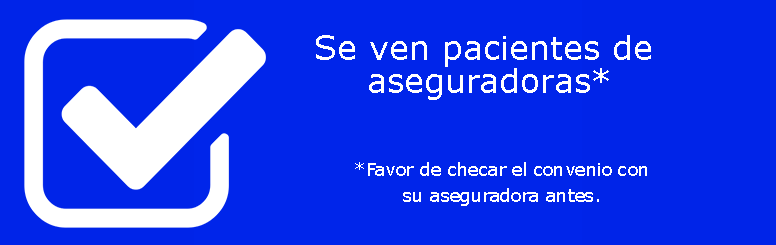
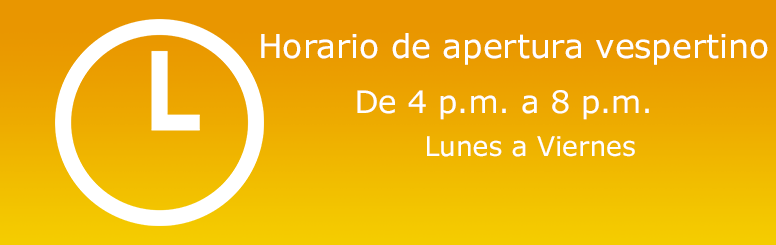
The second 776x245 image is a revision of the first. Changes to its layers:
renamed "*Favor de checar el convenio con su aseguradora antes." to "Lunes a Viernes", painted on it over 355, 136, 647, 206
showed "De 4 p.m. a 8 p.m.", painted on it over 357, 90, 649, 120
renamed "Se ven pacientes de aseguradoras*" to "Horario de apertura vespertino", painted on it over 261, 33, 768, 100
showed "Capa 2" over 55, 19, 264, 226
hid "Capa 4" over 24, 19, 266, 228
added layer "Capa 5" (color dodge) above "Capa 1" over 0, 29, 776, 245
painted on "Capa 1" over 0, 0, 776, 245
